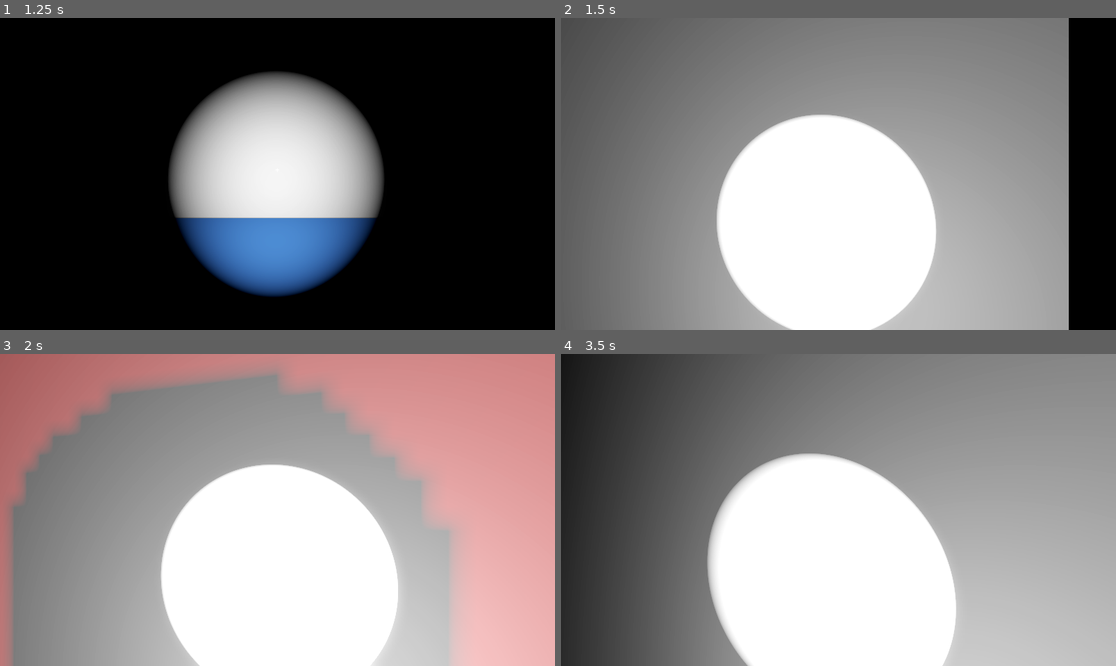
Above: before the commit, frames 1-4 (two rows, left to right).
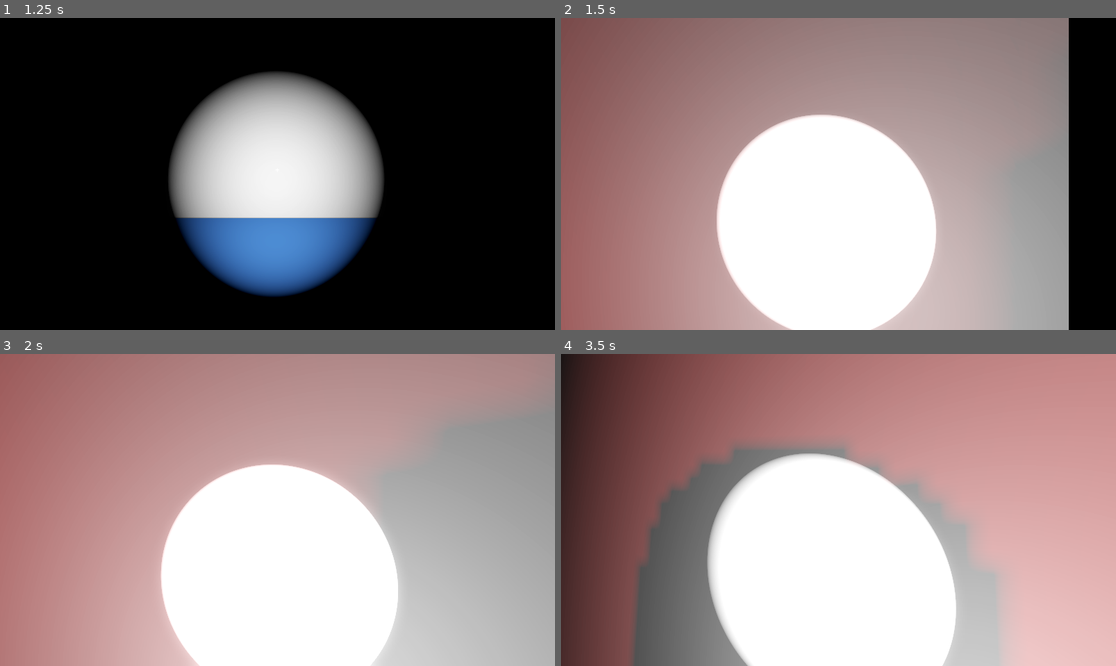
Above: after the commit, the same moments.

Repository: Covr2000/godot-horror-2025
Game: Godot game, scene res://scene_game/menu/main/manu.tscn
The game is run twice, just before and just after one commit, with the same random seed, the same clock (stepped at 60 frames per second) and the same inputs.
Inputs (mouse positions are in pixels of both pictures, inside the frame that each line leads up to):
- Up to frame 1 (1.25 s): click "Начать игру" at 0.5 s
- Up to frame 2 (1.5 s): tap Enter (ui_accept) at 1.25 s; move the mouse to (866, 174) at 1.27 s; hold W (ui_up) from 1.28 s (still down); hold Shift (shift_run) from 1.28 s (still down)
- Up to frame 3 (2 s): keep holding W (ui_up); keep holding Shift (shift_run); tap Enter (ui_accept) at 1.52 s
- Up to frame 4 (3.5 s): keep holding W (ui_up); move the mouse to (810, 510) at 2.02 s; release Shift (shift_run) at 2.03 s; tap Shift (shift_run) at 2.1 s; tap Enter (ui_accept) at 2.27 s; move the mouse to (849, 503) at 2.77 s; hold Shift (shift_run) from 2.78 s (still down)

Frame 1 is identical in both runs. In frame 2, 39% of the frame differs, in the area x 0-63%, y 0-100%; in frame 3, 59%; in frame 4, 60%, in the area x 0-100%, y 0-100%.

Commit message:
animation

Diff:
--- a/game/mechanics_script/сharacters/enemy_ai _esey/enemy_ai _esey.tscn
+++ b/game/mechanics_script/сharacters/enemy_ai _esey/enemy_ai _esey.tscn
@@ -21,8 +21,8 @@
 physics_interpolation_mode = 2
 auto_translate_mode = 2
 
-[node name="OmniLight3D" type="OmniLight3D" parent="CharacterBody3D"]
-transform = Transform3D(1, 0, 0, 0, 1, 0, 0, 0, 1, 0, 1.35495, 0)
+[node name="OmniLight3D" type="OmniLight3D" parent="."]
+transform = Transform3D(-4.37114e-08, 0, 1, 0, 1, 0, -1, 0, -4.37114e-08, 0, 1.35495, 0)
 light_color = Color(1, 0, 0, 1)
 shadow_enabled = true
 omni_range = 9.9241
--- a/game/mechanics_script/сharacters/enemy_ai _esey/enemy_ai.gd
+++ b/game/mechanics_script/сharacters/enemy_ai _esey/enemy_ai.gd
@@ -16,11 +16,17 @@
 	var angle = randf_range(0, 2 * PI)  # Случайный угол в радианах
 	return Vector3(cos(angle), 0, sin(angle)).normalized()
 
+@onready var a :AnimationPlayer = $Spooky_Summer_Nightmare_Girl_Sketchfab/AnimationPlayer
+
 func _physics_process(delta: float) -> void:
+	#Girl_Anim_Walk
+	if not a.is_playing():
+		a.play("Girl_Anim_Walk")
+
 	look_at(global_position + direction, Vector3.UP)
 	velocity = -direction * speed
 	var collision = move_and_slide()
-	print(collision)
+	#print(collision)
 	if collision:
 		direction = get_random_direction_2d()
 		#движение в другую сторону
Not shown, added: .gitignore
